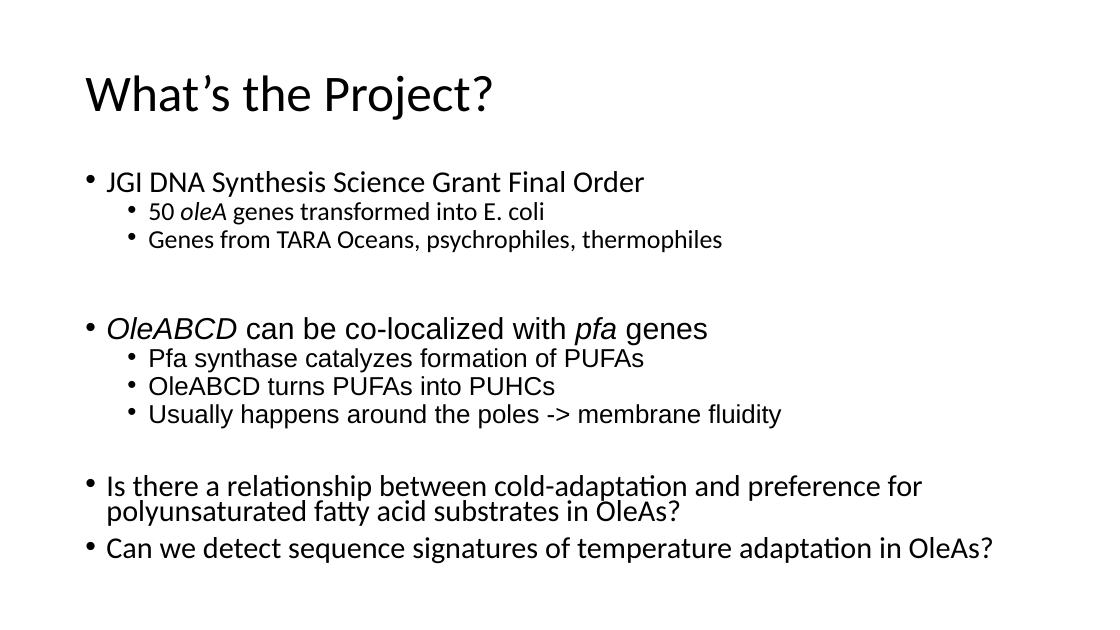
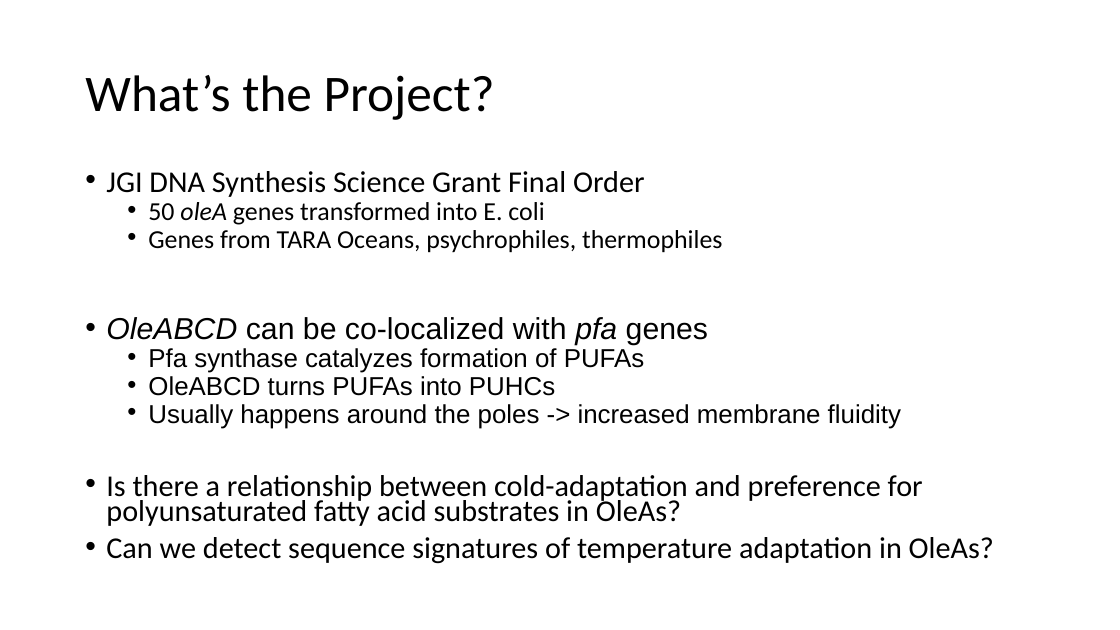
Before and after one commit to serina-robinson/TARA-thiolases, a slide deck: slide 1 of slides/Intro to Project_SRedits.pptx. Drawn at 1120x630 pixels with LibreOffice and Linux fonts; fonts in the diff are those of the drawing. Boxes give left, top, right and bottom in pixels: in the first picture for what was removed or moved away, otherwise in the second. Text is boxed around its words. In the diff, an @@ line names an element or a change of style, - is before the commit and + after.

```diff
--- a/slides/Intro to Project_SRedits.pptx
+++ b/slides/Intro to Project_SRedits.pptx
@@ text at [148, 404, 901, 429]: text changed @@
-  • Usually happens around the poles -> membrane fluidity
+  • Usually happens around the poles -> increased membrane fluidity
```
Also in this commit, not shown: 1 other file.
